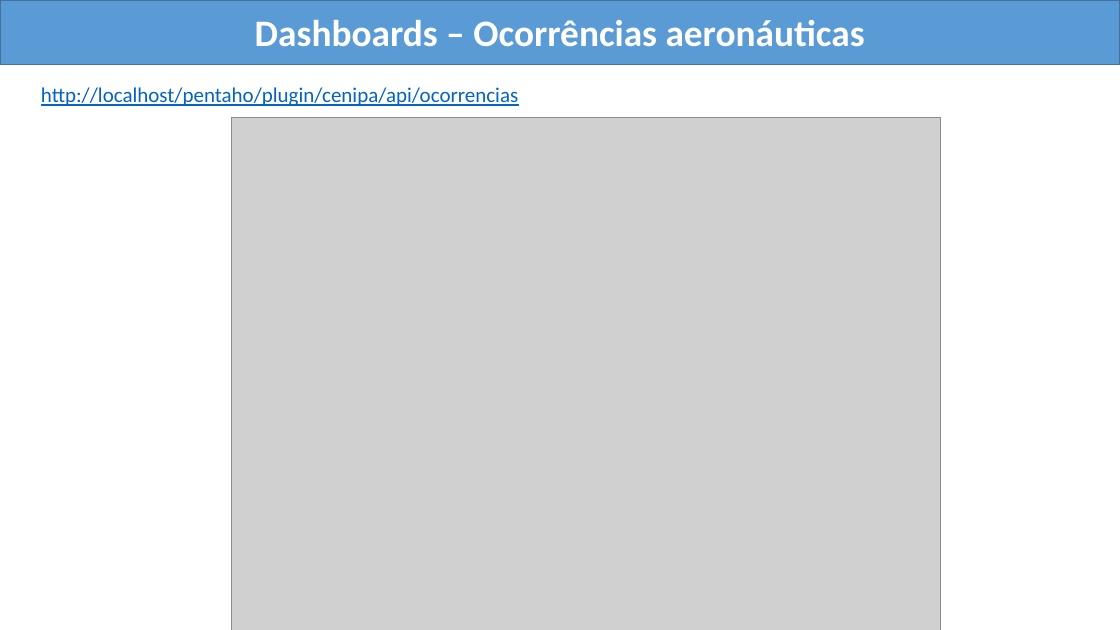
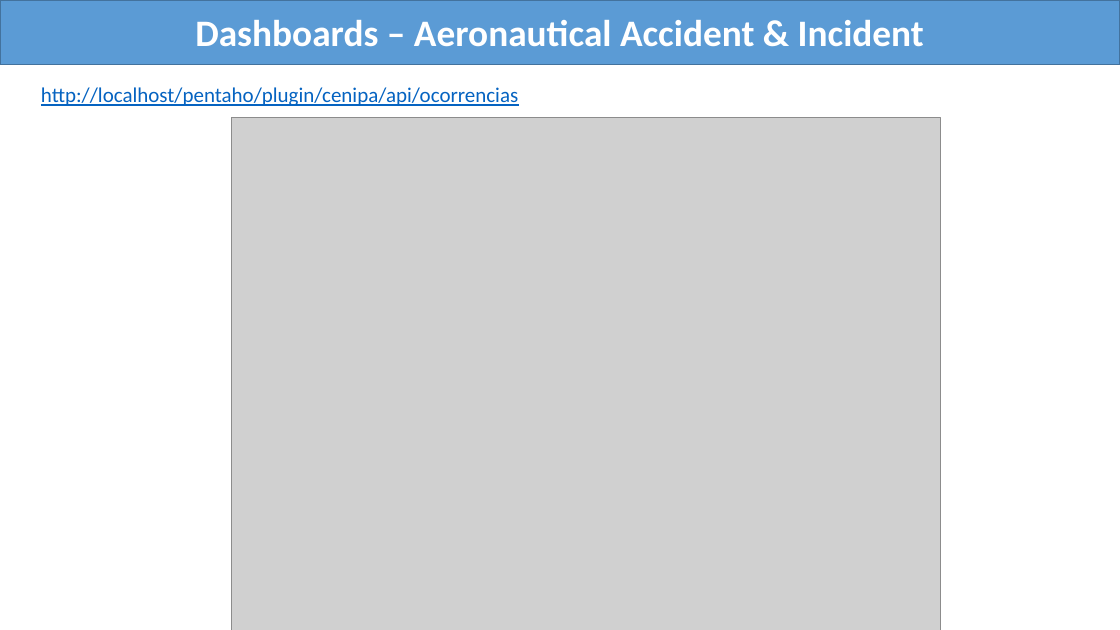
Before and after one commit to wmarinho/edw_cenipa, a slide deck: slide 3 of docs/projeto-docker-pentaho-cenipa.pptx. Drawn at 1120x630 pixels with LibreOffice and Linux fonts; fonts in the diff are those of the drawing; grey boxes stand for pictures. Boxes give left, top, right and bottom in pixels: in the first picture for what was removed or moved away, otherwise in the second. Text is boxed around its words. In the diff, an @@ line names an element or a change of style, - is before the commit and + after.

```diff
--- a/docs/projeto-docker-pentaho-cenipa.pptx
+++ b/docs/projeto-docker-pentaho-cenipa.pptx
@@ text at (195,20,924,46): text changed @@
-Dashboards – Ocorrências aeronáuticas
+Dashboards – Aeronautical Accident & Incident
```
Also in this commit, not shown: 13 other slides changed, 3 other files.
